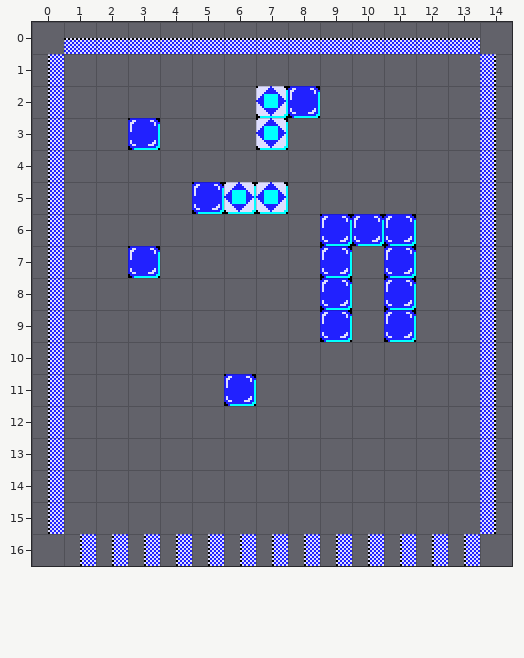
Level history. Tiled map: resources/maps/mapa1.tmx. Above, as it was before the edit.
Cells are 16x16 px. Shown: x 0..14, y 0..16.
New version:
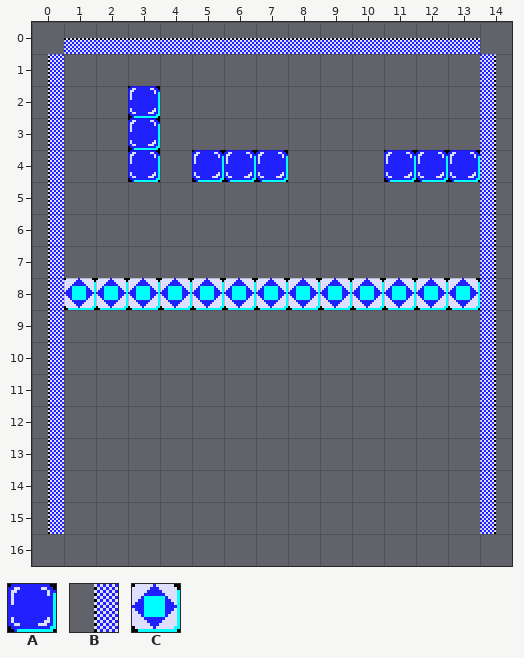
Key: from "patrones": A 1, B 2, C 3.
_ is an empty cell.
Change:
Layer "Capa de Patrones 1":
y 2: x 3 _ -> A; x 7..8 CA -> __
y 3: x 7 C -> _
y 4: x 3 _ -> A; x 5..7 ___ -> AAA; x 11..13 ___ -> AAA
y 5: x 5..7 ACC -> ___
y 6: x 9..11 AAA -> ___
y 7: x 3 A -> _; x 9 A -> _; x 11 A -> _
y 8: x 1..13 ________A_A__ -> CCCCCCCCCCCCC
y 9: x 9 A -> _; x 11 A -> _
y 11: x 6 A -> _
y 16: x 1..13 BBBBBBBBBBBBB -> _____________
